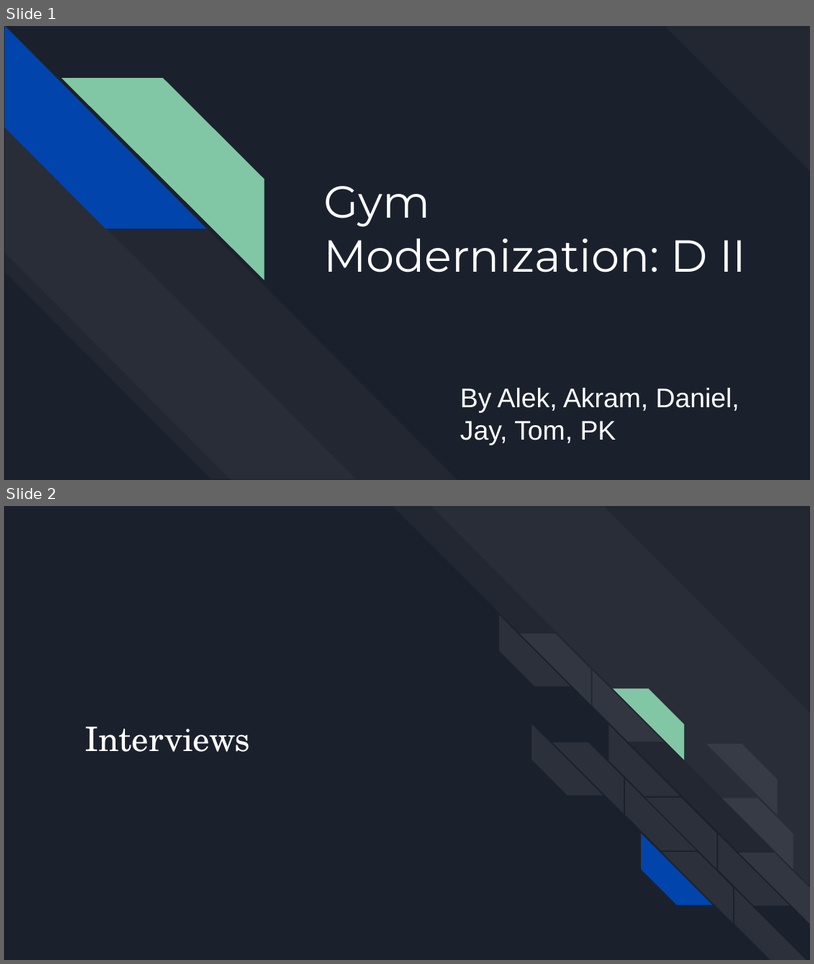
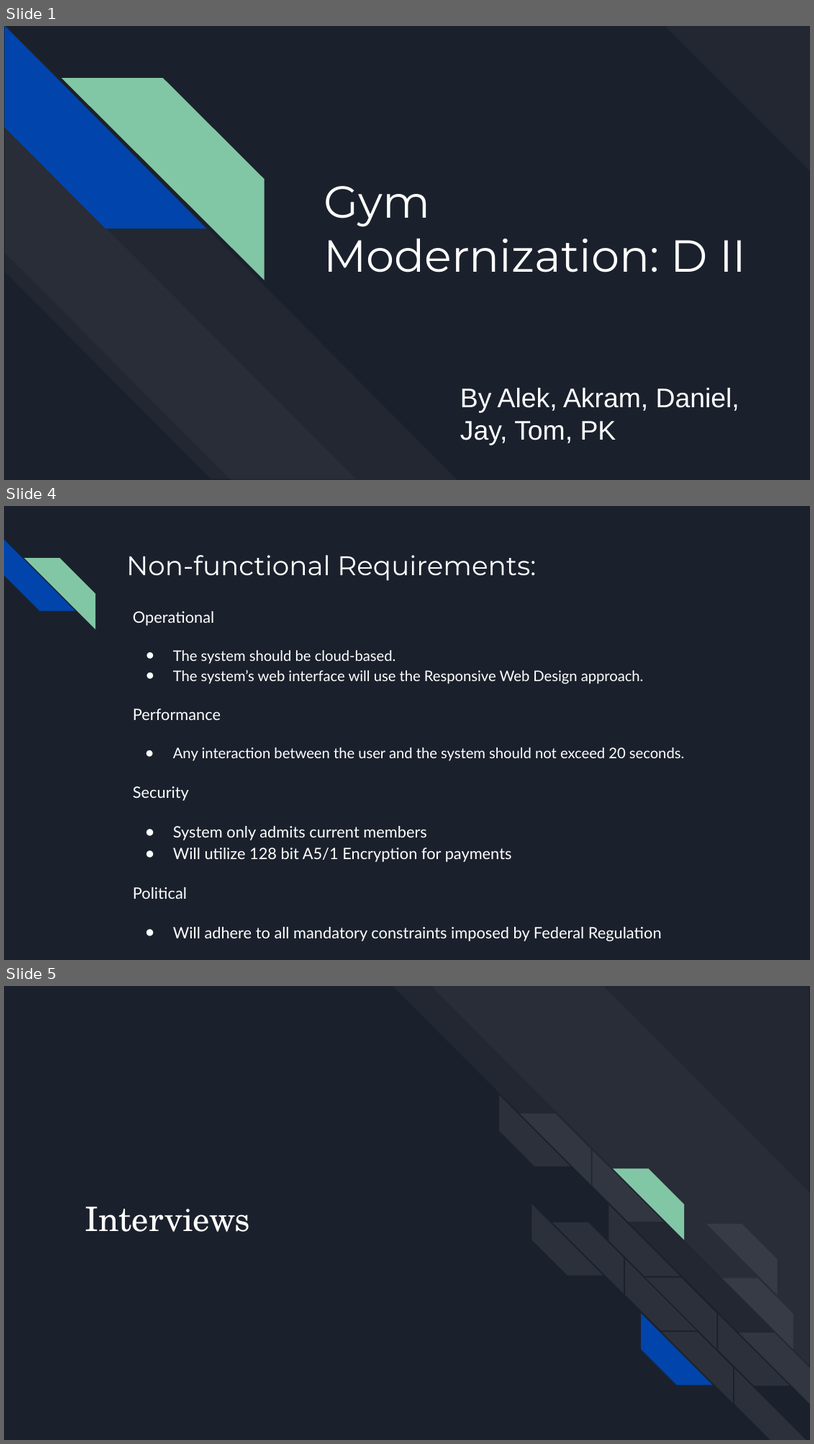
Before and after one commit to Dexterasoft/436GymModernization, a slide deck: Deliverable2/Gym Modernization_ Deliverable II.pptx. Shown one above the other, each under a label of ours: slides 1 and 2 before the commit, slides 1, 4 and 5 after it; the slides between them are not shown. The pictures are 814x964 and 814x1444 pixels, drawn with LibreOffice and Linux fonts; fonts in the diff are those of the drawing. Boxes give left, top, right and bottom in pixels: in the first picture for what was removed or moved away, otherwise in the second. Text is boxed around its words. In the diff, an @@ line names an element or a change of style, - is before the commit and + after.

```diff
--- a/Deliverable2/Gym Modernization_ Deliverable II.pptx
+++ b/Deliverable2/Gym Modernization_ Deliverable II.pptx
@@ slide 4 added at [4, 506, 810, 960], background #1B212C @@
@@ diag stripe added at [4, 540, 75, 611], fill #0145AC @@
@@ diag stripe added at [24, 558, 95, 628], fill #82C7A5 @@
@@ title added at [126, 555, 536, 581], 24 pt, text #FFFFFF @@
+Non-functional Requirements:
@@ text added at [133, 611, 684, 941], 14 pt, text #FFFFFF @@
+Operational
+● The system should be cloud-based.
+● The system’s web interface will use the Responsive Web Design approach.
+Performance
+● Any interaction between the user and the system should not exceed 20 seconds.
+Security
+● System only admits current members
+● Will utilize 128 bit A5/1 Encryption for payments
+Political
+● Will adhere to all mandatory constraints imposed by Federal Regulation
@@ what was slide 2 is now slide 5 @@
```
Also in this commit, not shown: 3 slides changed, 2 other slides added.
